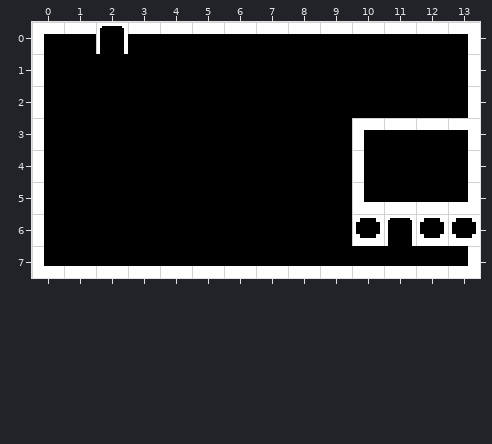
Two states of a Tiled map, tiled/overworld.tmx. That is the earlier state.
Cells are 16x16 px. Shown: x 0..13, y 0..7.
The same view after the edit:
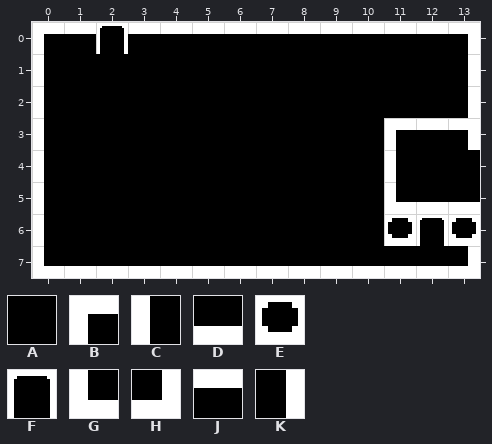
Key: from "overworld": A 0, B 1, C 2, D 3, E 4, F 7, G 8, H 10, J 11, K 12.
_ is an empty cell.
Log entry: tweak overworld to allow teleport transition to succeed
Edits made:
Layer "Tile Layer 1":
Tile A replaces tile B in row 3 at x 10.
Tile A replaces tile C in row 4 at x 10.
Tile A replaces tile E in row 6 at x 10.
Tile A replaces tile G in row 5 at x 10.
Tile A replaces tile K in row 4 at x 13.
Tile B replaces tile J in row 3 at x 11.
Tile C replaces tile A in row 4 at x 11.
Tile D replaces tile H in row 5 at x 13.
Tile E replaces tile F in row 6 at x 11.
Tile F replaces tile E in row 6 at x 12.
Tile G replaces tile D in row 5 at x 11.
